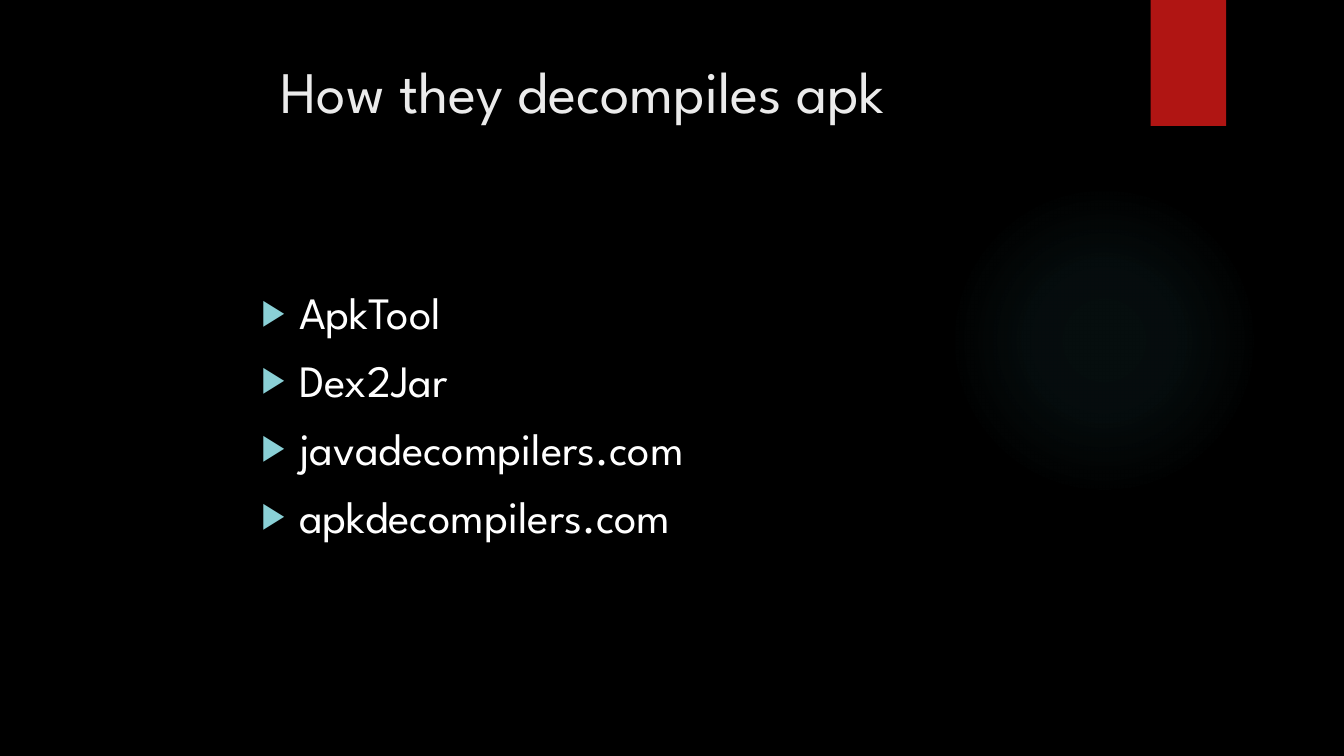
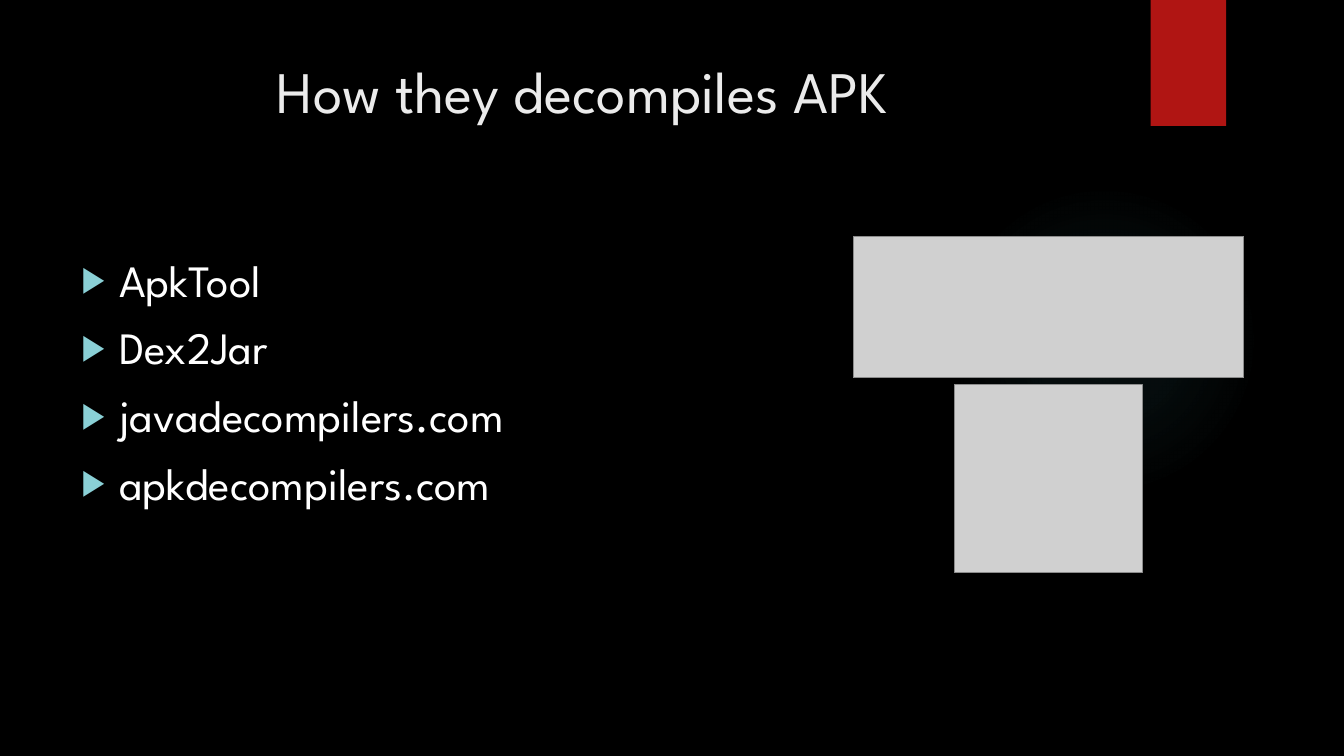
Before and after one commit to DavitPogosian/Information-Security-Basics, a slide deck: slide 4 of Presentation_IS.pptx. Drawn at 1344x756 pixels with LibreOffice and Linux fonts; fonts in the diff are those of the drawing; grey boxes stand for pictures; background and template pictures are left out. Boxes give left, top, right and bottom in pixels: in the first picture for what was removed or moved away, otherwise in the second. Text is boxed around its words. In the diff, an @@ line names an element or a change of style, - is before the commit and + after.

```diff
--- a/Presentation_IS.pptx
+++ b/Presentation_IS.pptx
@@ title at <box>277,72,887,126</box>: text changed @@
-How they decompiles apk
+How they decompiles APK
@@ picture added at <box>853,236,1244,378</box> @@
@@ text "ApkTool": place and size @@
-text "ApkTool" at <box>299,298,684,543</box>
+text "ApkTool" at <box>119,266,504,510</box>
@@ picture added at <box>955,385,1142,573</box> @@
```
Also in this commit, not shown: 3 other slides changed, 5 slides added, 1 slide removed.
